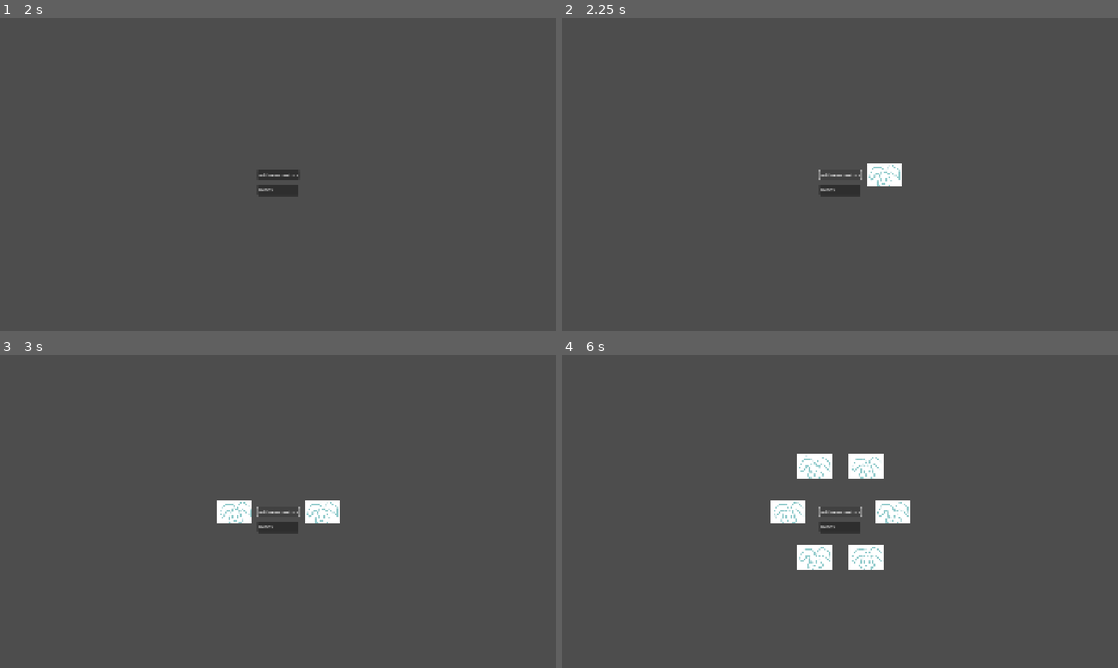
Above: before the commit, frames 1-4 (two rows, left to right).
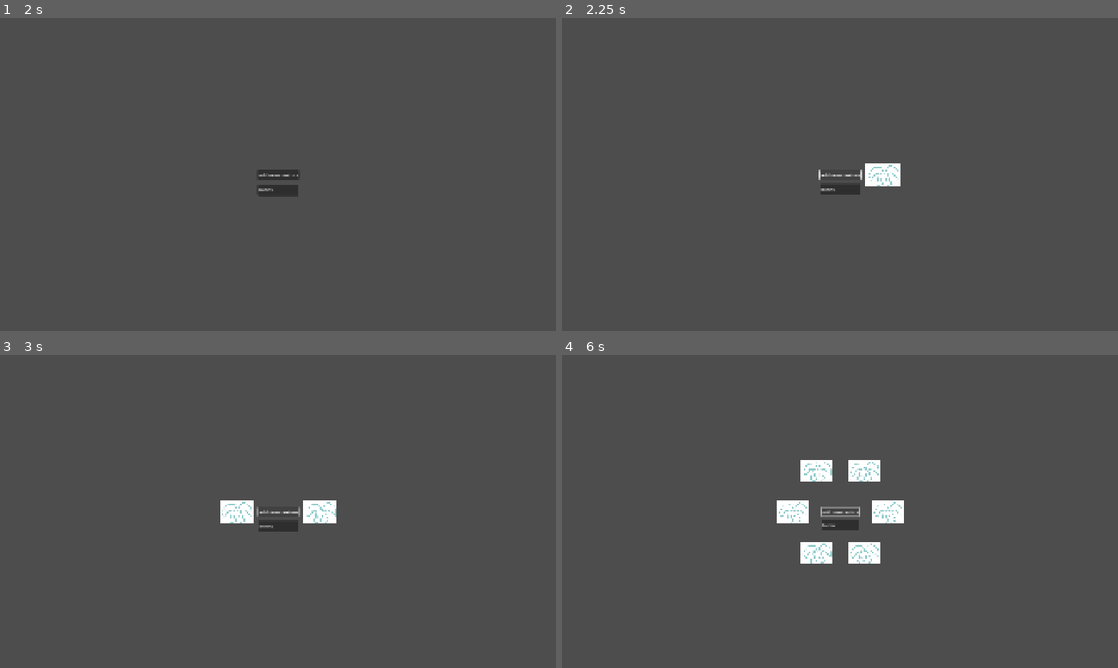
Above: after the commit, the same moments.

Repository: elliotfontaine/gmtk-2025-submission
Game: Godot game, scene res://main.tscn
Two runs of this game, one before a commit and one after it. Both use one fixed random seed, a clock stepped at 60 frames per second and the inputs below. The engine's default icon, where the game draws it, is replaced by a stand-in: a white triangle on a blue panel in a dark square.
Inputs:
- Up to frame 1 (2 s): click "play." at 0.5 s; click "add new creature" at 1.25 s
- Up to frame 2 (2.25 s): click "add new creature" at 2 s
- Up to frame 3 (3 s): click "add new creature" at 2.75 s
- Up to frame 4 (6 s): tap Enter at 3.5, 5 s; tap Space at 4.25, 5.75 s

Frame 1 is identical in both runs. In frame 2, 0.2% of the frame differs, in the area x 46-62%, y 46-58%; in frame 3, 0.5%; in frame 4, 2.1%, in the area x 37-63%, y 31-69%.

Commit message:
zooms out as the loop gets bigger
adaptative zoom: to adjust further once we have a better idea of the size of assets

Diff:
--- a/world.gd
+++ b/world.gd
@@ -9,11 +9,12 @@
 const minimum_loop_size :int = 150
 
 @onready var text_edit: TextEdit = %TextEdit
+@onready var camera_2d: Camera2D = %Camera2D
 
 var creatures :Array[Creature]
 
 
-func add_creature(nb:int,type:String):
+func add_creature(nb:int,type:String) -> void:
 	for i in nb:
 		var new_creature := CREATURE.instantiate()
 		add_child(new_creature)
@@ -26,6 +27,11 @@
 		else:
 			new_creature.get_child(0).texture = GRASS
 
+	update_creature_positions()
+
+
+##to call whenever you affect the number of creatures in the loop
+func update_creature_positions() -> void:
 	var creature_amount = creatures.size()
 	var i :int = 0
 	for creature :Creature in creatures:
@@ -34,9 +40,14 @@
 		creature.position.x = max(30*creature_amount,minimum_loop_size) * cos(angle)
 		creature.position.y = max(30*creature_amount,minimum_loop_size) * sin(angle)
 
+	##adaptative zoom: to adjust further once we have a better idea of the size of assets
+	var zoom :float = max(1.0 - (0.015 * creature_amount),0.3)
+	camera_2d.zoom = Vector2(zoom,zoom)
+
 
 func _on_button_add_pressed() -> void:
 	add_creature(1,text_edit.text)
+
 
 func run_loop() -> void:
 	for creature :Creature in creatures:
--- a/world.tscn
+++ b/world.tscn
@@ -6,6 +6,7 @@
 script = ExtResource("1_f3sb7")
 
 [node name="Camera2D" type="Camera2D" parent="."]
+unique_name_in_owner = true
 
 [node name="ButtonAdd" type="Button" parent="."]
 anchors_preset = 8
